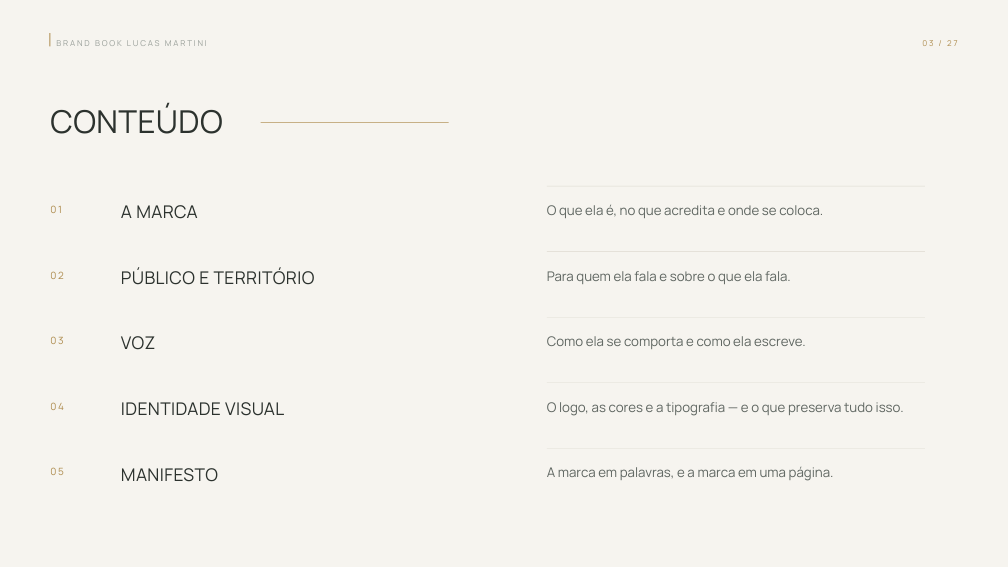
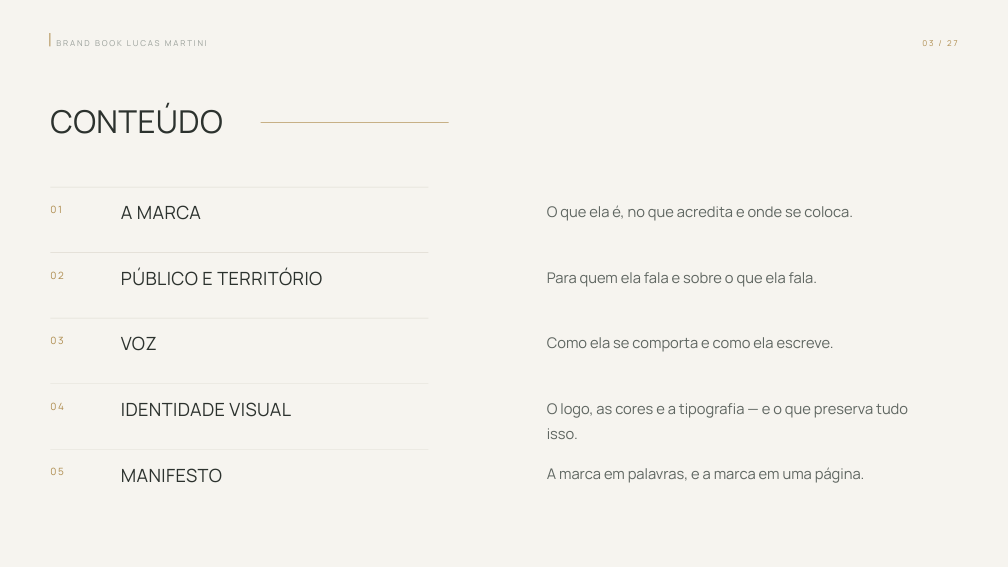
Before and after one commit to kellyalbertkabrand/Apresentacao_Revelacao_de_Essencia, a slide deck: slide 3 of clientes/lucas-martini/Brand-Book-Lucas-Martini.pptx. Drawn at 1008x567 pixels with LibreOffice and Linux fonts; fonts in the diff are those of the drawing. Boxes give left, top, right and bottom in pixels: in the first picture for what was removed or moved away, otherwise in the second. Text is boxed around its words. In the diff, an @@ line names an element or a change of style, - is before the commit and + after.

```diff
--- a/clientes/lucas-martini/Brand-Book-Lucas-Martini.pptx
+++ b/clientes/lucas-martini/Brand-Book-Lucas-Martini.pptx
@@ rectangle: place and size @@
-rectangle at (547,251,925,252)
+rectangle at (50,253,428,253)
@@ size 19 to 21 pt in 5 elements at (547,205,853,221), (547,272,817,287), (547,337,834,352), (547,467,865,483), (547,403,908,439) @@
@@ size 25 to 26 pt in 5 elements at (121,205,201,220), (121,268,322,286), (121,336,157,351), (121,402,291,417), (121,468,222,483) @@
```
Also in this commit, not shown: 19 other slides changed, 9 other files.
